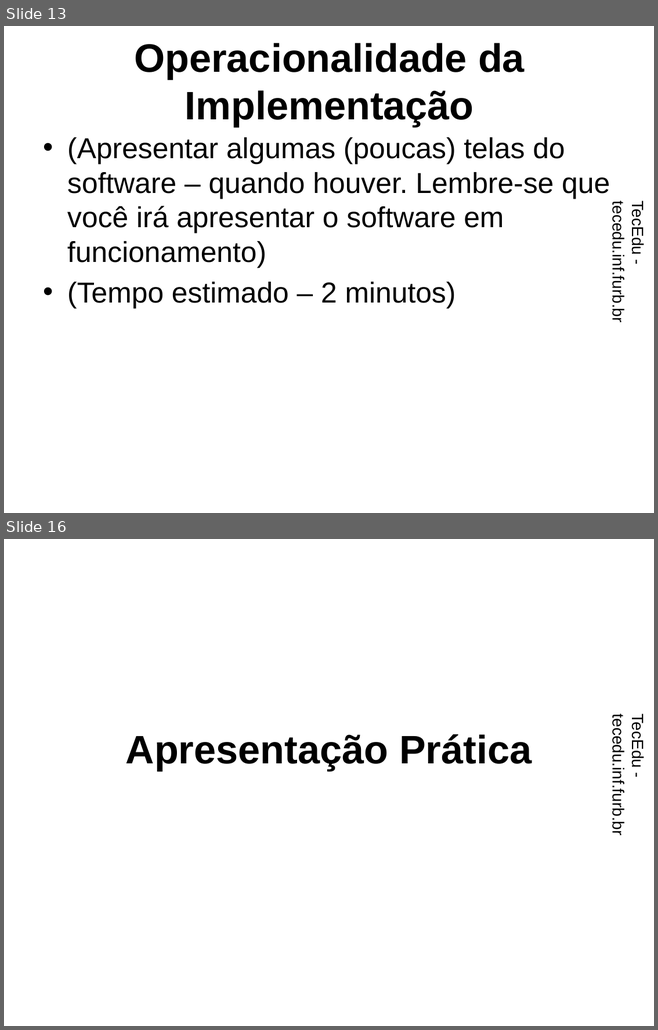
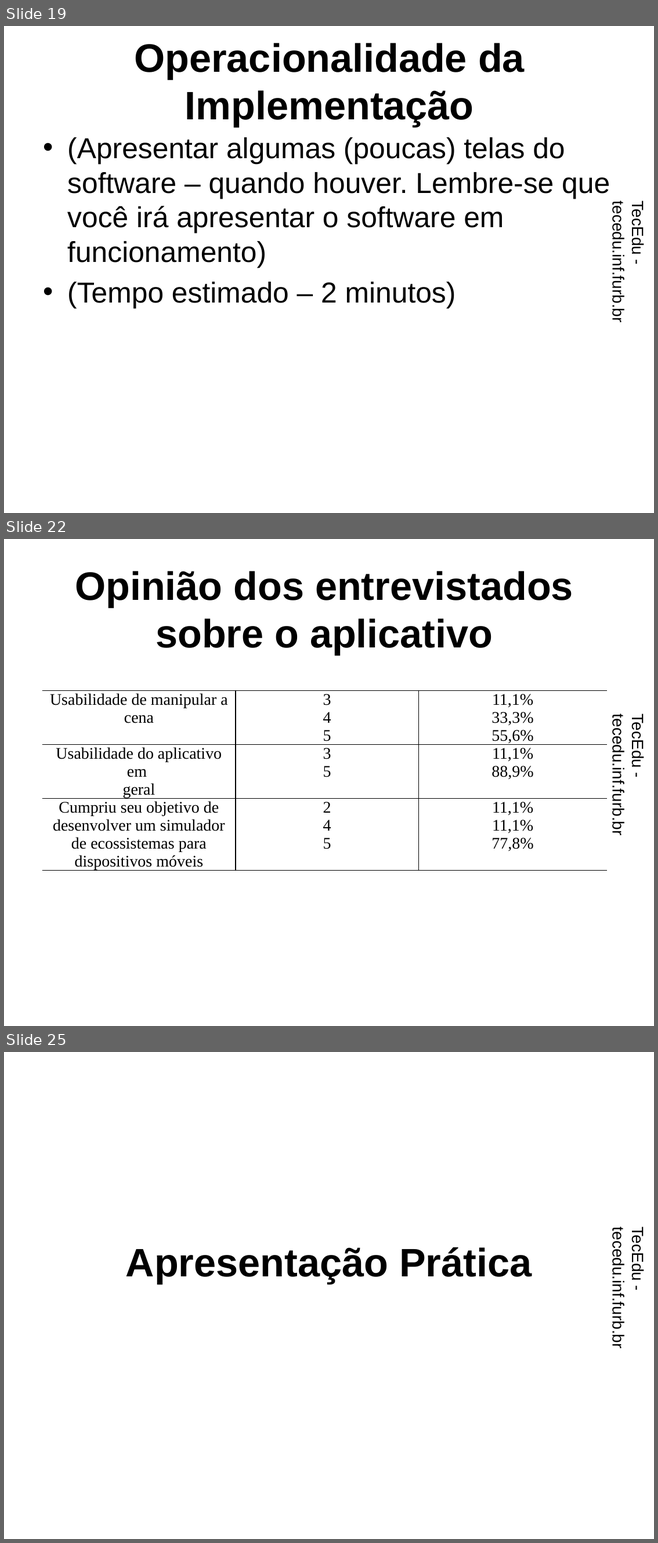
Before and after one commit to dalton-reis/tcc_RodrigoWernkePereira, a slide deck: Apresentação/EcosAR.pptx. Shown one above the other, each under a label of ours: slides 13 and 16 before the commit, slides 19, 22 and 25 after it; the slides between them are not shown. The pictures are 658x1030 and 658x1543 pixels, drawn with LibreOffice and Linux fonts; fonts in the diff are those of the drawing; background and template pictures are left out. Boxes give left, top, right and bottom in pixels: in the first picture for what was removed or moved away, otherwise in the second. Text is boxed around its words. In the diff, an @@ line names an element or a change of style, - is before the commit and + after.

```diff
--- a/Apresentação/EcosAR.pptx
+++ b/Apresentação/EcosAR.pptx
@@ slide 22 added at [4,539,654,1026], background picture (left out); not listed: 1 template element that a slide beside it also shows @@
@@ title added at [75,571,573,655], 44 pt, text #000000, bold @@
+Opinião dos entrevistados sobre o aplicativo
@@ table added at [42,690,607,885], 3 rows, 3 columns @@
+Usabilidade de manipular a cena | 3 / 4 / 5 | 11,1% / 33,3% / 55,6%
+Usabilidade do aplicativo em / geral | 3 / 5 | 11,1% / 88,9%
+Cumpriu seu objetivo de desenvolver um simulador de ecossistemas para dispositivos móveis | 2 / 4 / 5 | 11,1% / 11,1% / 77,8%
@@ what was slide 13 is now slide 19 @@
@@ what was slide 16 is now slide 25 @@
```
Also in this commit, not shown: 1 slide changed, 20 other slides added, 11 slides removed.
